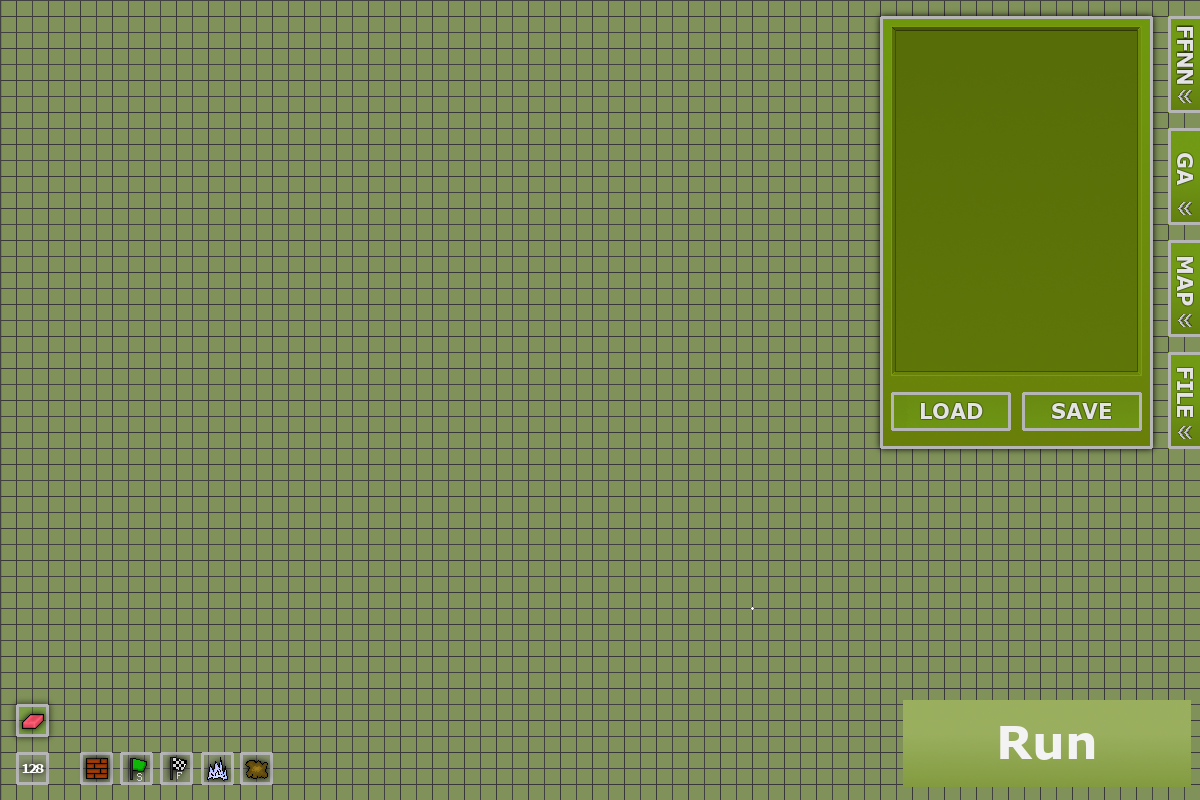
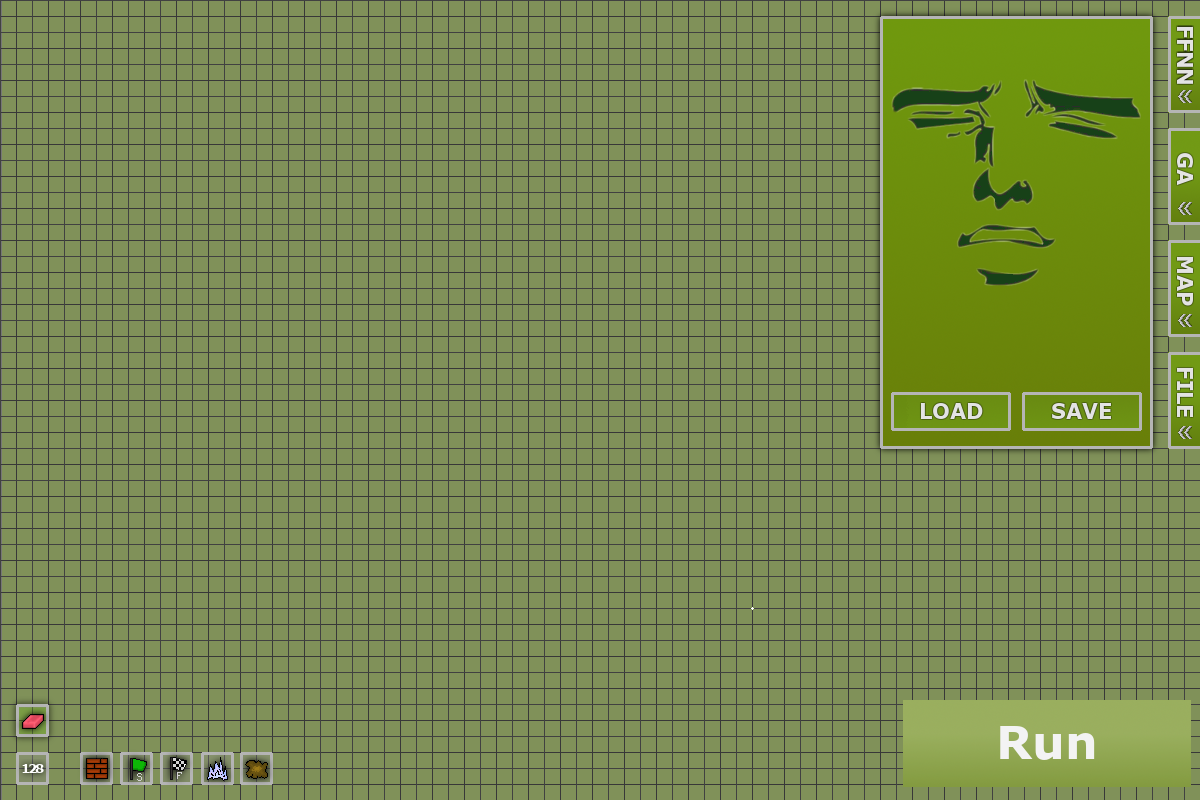
Layered file, before and after one edit (1200 x 800). Changes by layer:
added layer "Pasted Layer #9" in group "File tab" over (891, 79, 1141, 286)
painted on "Layer #51" over (891, 26, 1142, 376)
